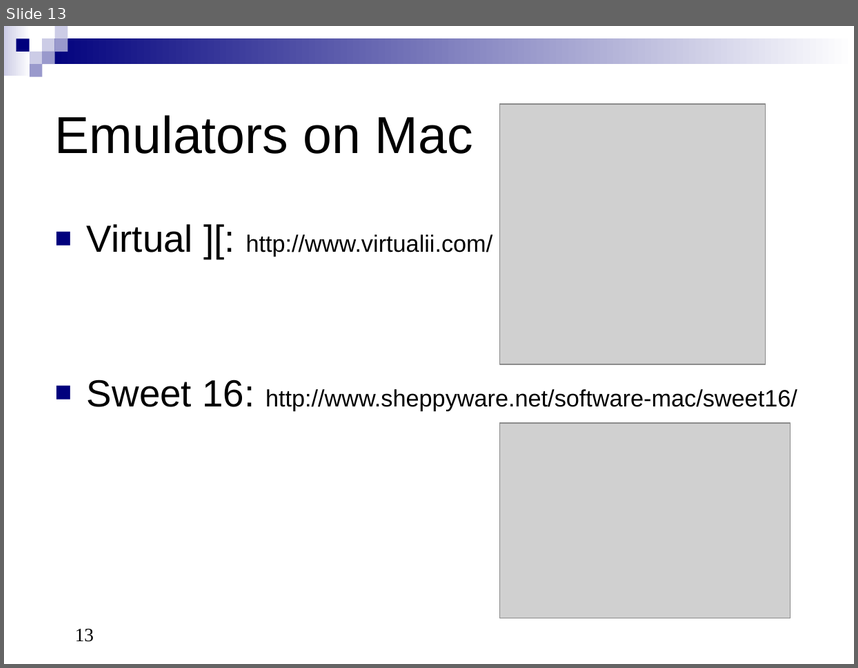
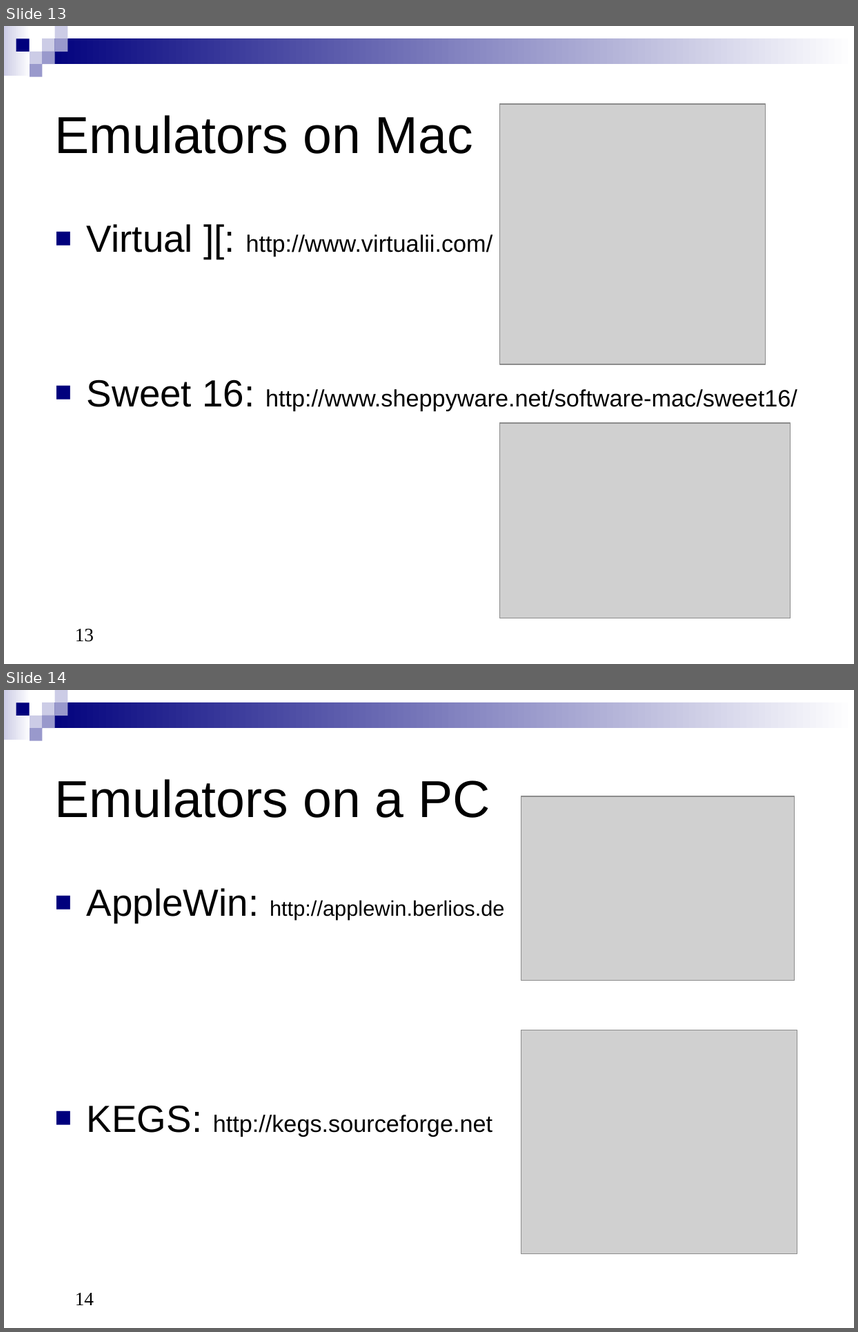
Before and after one commit to knghtbrd/adtpro, a slide deck: doc/src/site/resources/ADTProIntro.ppt. Shown one above the other, each under a label of ours: slide 13 before the commit, slides 13 and 14 after it. The pictures are 858x668 and 858x1332 pixels, drawn with LibreOffice and Linux fonts; fonts in the diff are those of the drawing; grey boxes stand for pictures. Boxes give left, top, right and bottom in pixels: in the first picture for what was removed or moved away, otherwise in the second. Text is boxed around its words. In the diff, an @@ line names an element or a change of style, - is before the commit and + after.

```diff
--- a/doc/src/site/resources/ADTProIntro.ppt
+++ b/doc/src/site/resources/ADTProIntro.ppt
@@ slide 14 added at [4,690,854,1328], background #FFFFFF; not listed: 9 template elements that a slide beside it also shows @@
@@ title added at [55,779,491,818], 44 pt, text #000000 @@
+Emulators on a PC
@@ picture added at [521,796,795,980] @@
@@ text added at [87,888,505,1136], 20 pt, text #000000 @@
+■ AppleWin: http://applewin.berlios.de
+■ KEGS: http://kegs.sourceforge.net
@@ picture added at [521,1030,797,1254] @@
@@ page number added at [75,1292,94,1305], 16 pt, text #000000 @@
+14
```
Also in this commit, not shown: 2 slides changed, 1 other slide added, 1 slide removed, 2 other files.
